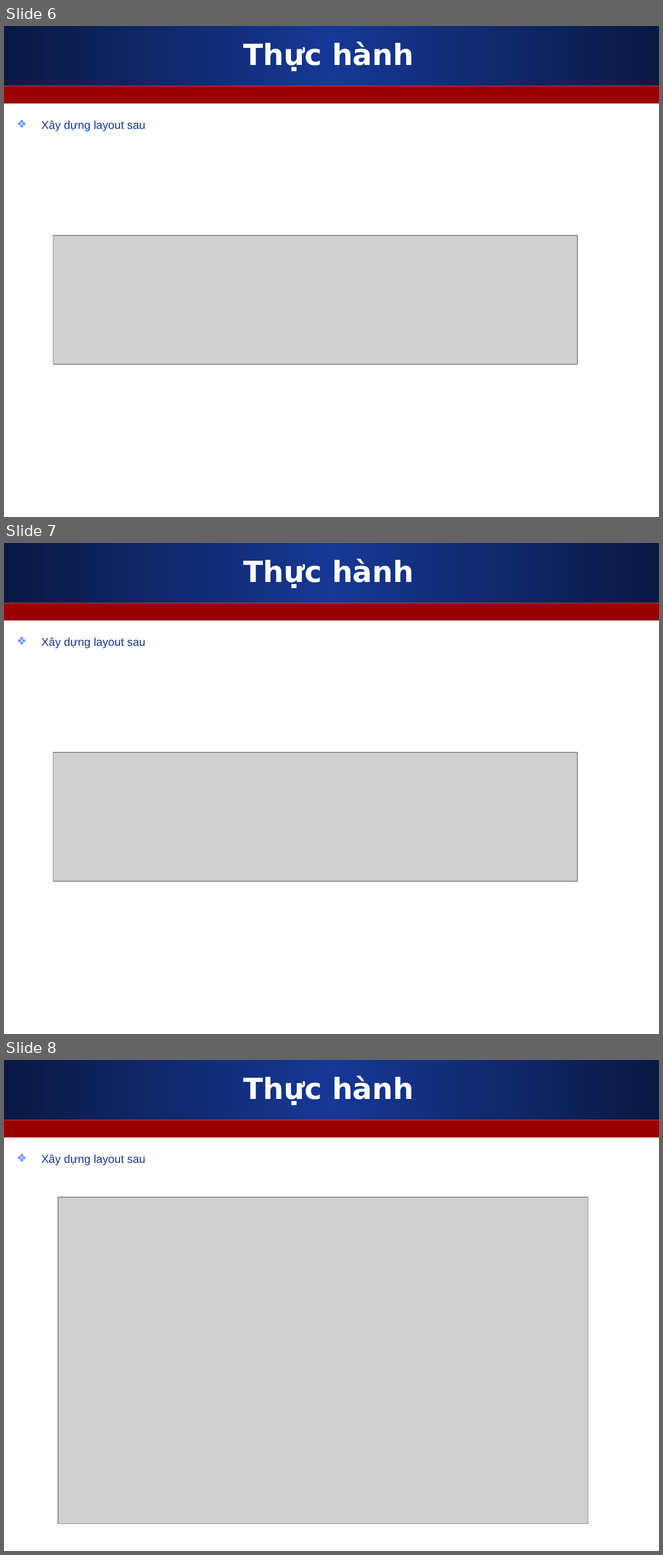
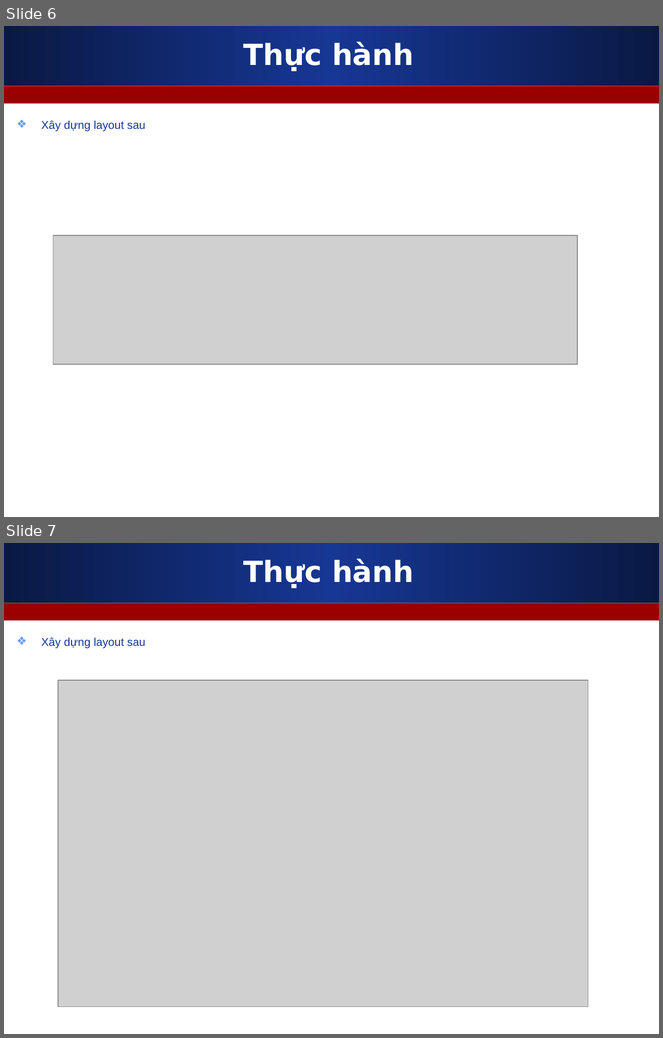
Before and after one commit to nguyenvietmanhit/frontend10, a slide deck: Day03_CSS_Part_2_Layout/Slide_bai_giang/1_CSS_Part_2.ppt. Shown one above the other, each under a label of ours: slides 6, 7 and 8 before the commit, slides 6 and 7 after it. The pictures are 663x1555 and 663x1038 pixels, drawn with LibreOffice and Linux fonts; fonts in the diff are those of the drawing; grey boxes stand for pictures. Boxes give left, top, right and bottom in pixels: in the first picture for what was removed or moved away, otherwise in the second. Text is boxed around its words. In the diff, an @@ line names an element or a change of style, - is before the commit and + after.

```diff
--- a/Day03_CSS_Part_2_Layout/Slide_bai_giang/1_CSS_Part_2.ppt
+++ b/Day03_CSS_Part_2_Layout/Slide_bai_giang/1_CSS_Part_2.ppt
@@ slide 7 removed at <box>4,543,659,1034</box>, background #FFFFFF; not listed: 2 template elements that a slide beside it also shows @@
@@ title removed at <box>243,559,414,588</box> @@
-Thực hành
@@ text removed at <box>41,638,145,648</box> @@
-❖ Xây dựng layout sau
@@ picture removed at <box>53,753,578,882</box> @@
@@ what was slide 8 is now slide 7 @@
```
Also in this commit, not shown: 2 slides changed, 3 other files.
